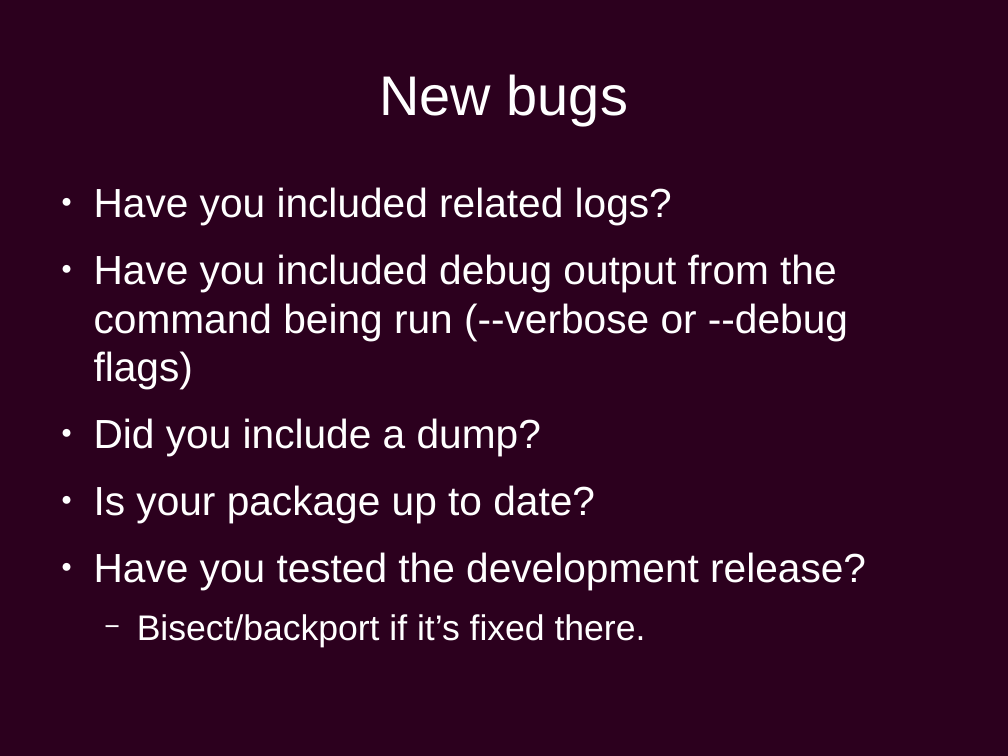
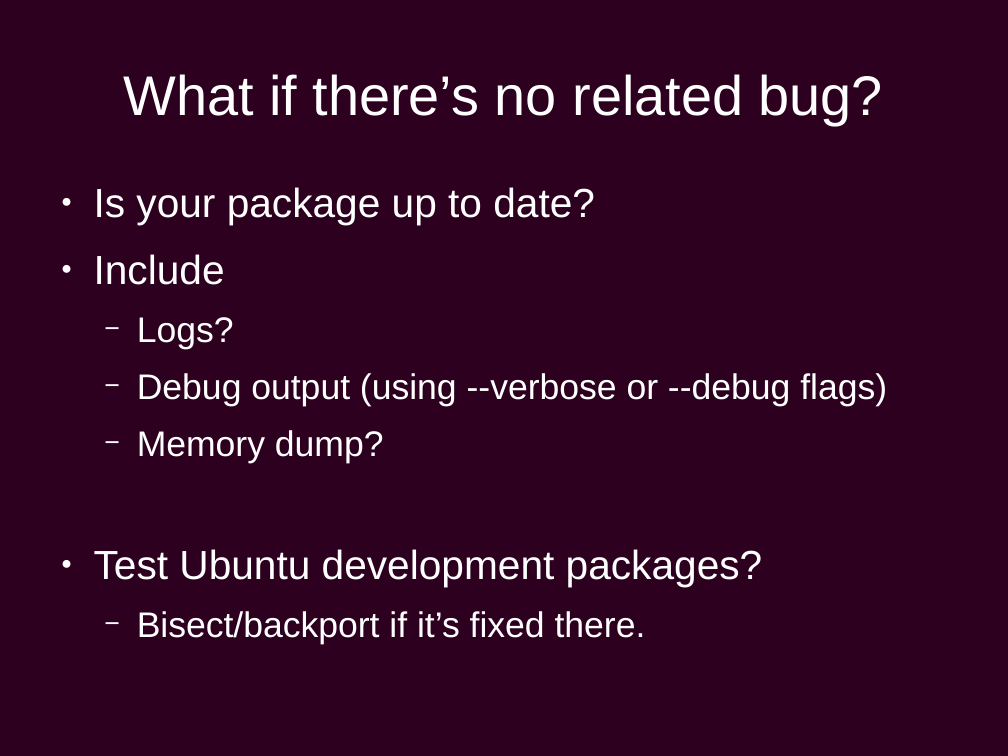
Before and after one commit to chiluk/presentations, a slide deck: slide 12 of Ubuntu Development.odp (slide 11 before the commit). Drawn at 1008x756 pixels with LibreOffice and Linux fonts; fonts in the diff are those of the drawing; background and template pictures are left out. Boxes give left, top, right and bottom in pixels: in the first picture for what was removed or moved away, otherwise in the second. Text is boxed around its words. In the diff, an @@ line names an element or a change of style, - is before the commit and + after.

```diff
--- a/Ubuntu Development.odp
+++ b/Ubuntu Development.odp
@@ title at (124,74,883,125): text changed @@
-New bugs
+What if there’s no related bug?
@@ text at (94,187,848,456): paragraphs removed @@
-● Have you included related logs?
-● Have you included debug output from the command being run (--verbose or --debug flags)
-● Did you include a dump?
@@ text at (94,254,887,587): text changed; size 32 to 28 pt @@
-● Have you tested the development release?
+● Include
+  − Logs?
+  − Debug output (using --verbose or --debug flags)
+  − Memory dump?
+● Test Ubuntu development packages?
```
Also in this commit, not shown: 23 other slides changed, 5 slides added.
